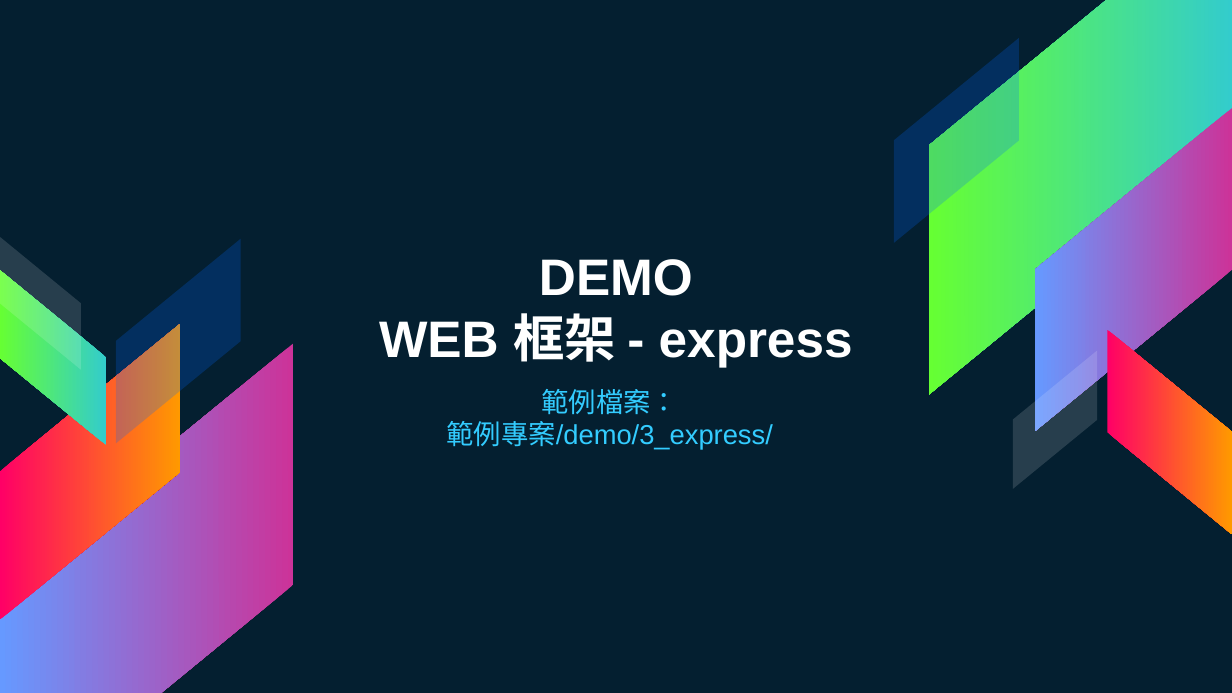
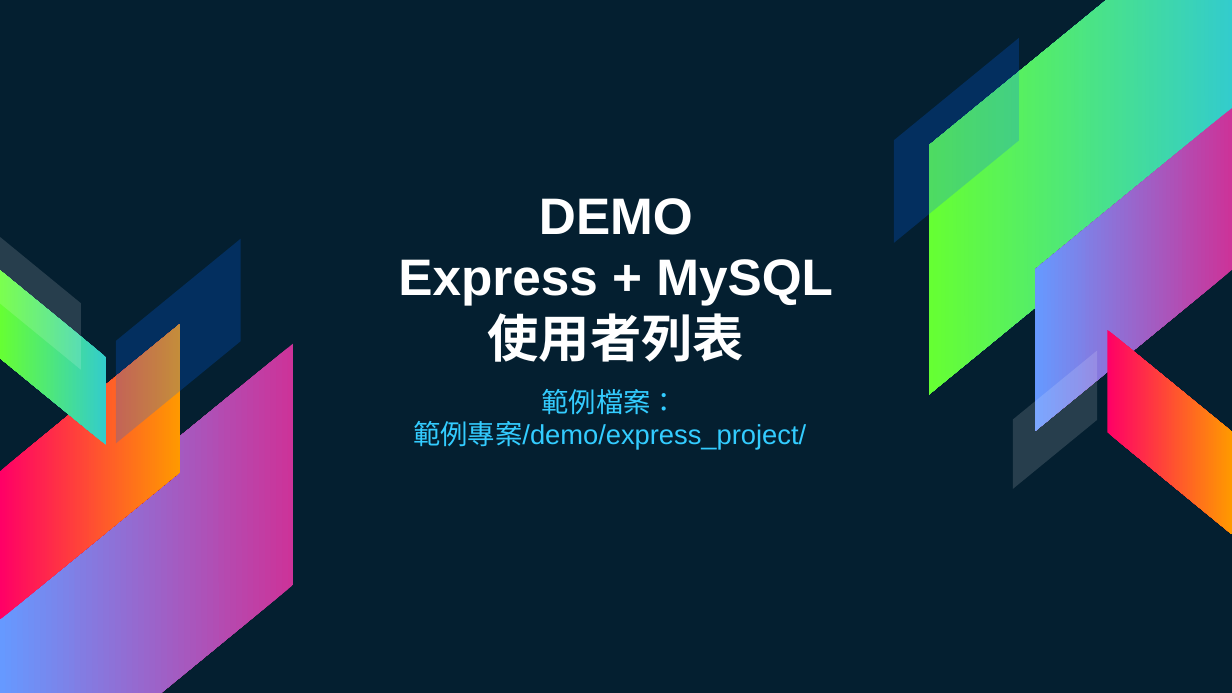
Before and after one commit to mmmaaaxxx77/NodeJS_YuanZe_Workshop, a slide deck: slide 23 of Documents/day2.pptx (slide 30 before the commit). Drawn at 1232x693 pixels with LibreOffice and Linux fonts; fonts in the diff are those of the drawing. Boxes give left, top, right and bottom in pixels: in the first picture for what was removed or moved away, otherwise in the second. Text is boxed around its words. In the diff, an @@ line names an element or a change of style, - is before the commit and + after.

Commit message:
新增專案檔與投影片

```diff
--- a/Documents/day2.pptx
+++ b/Documents/day2.pptx
@@ title at [398,198,833,362]: text changed @@
-DEMO
-WEB 框架 - express
+DEMO
+Express + MySQL
+使用者列表
@@ subtitle at [413,421,806,450]: text changed @@
-範例專案/demo/3_express/
+範例專案/demo/express_project/
```
Also in this commit, not shown: 10 other slides changed, 12 slides added, 16 slides removed, 31 other files.
